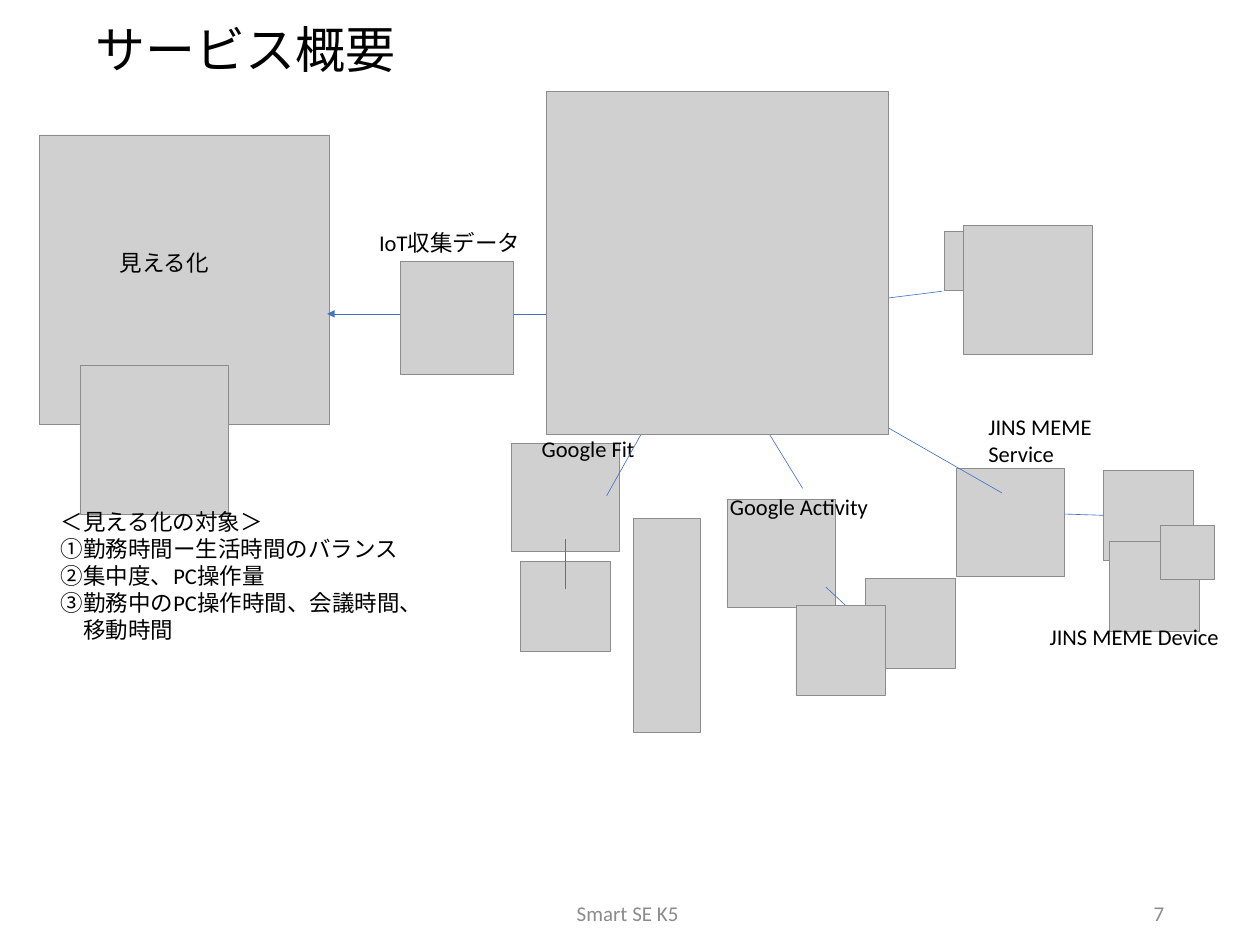
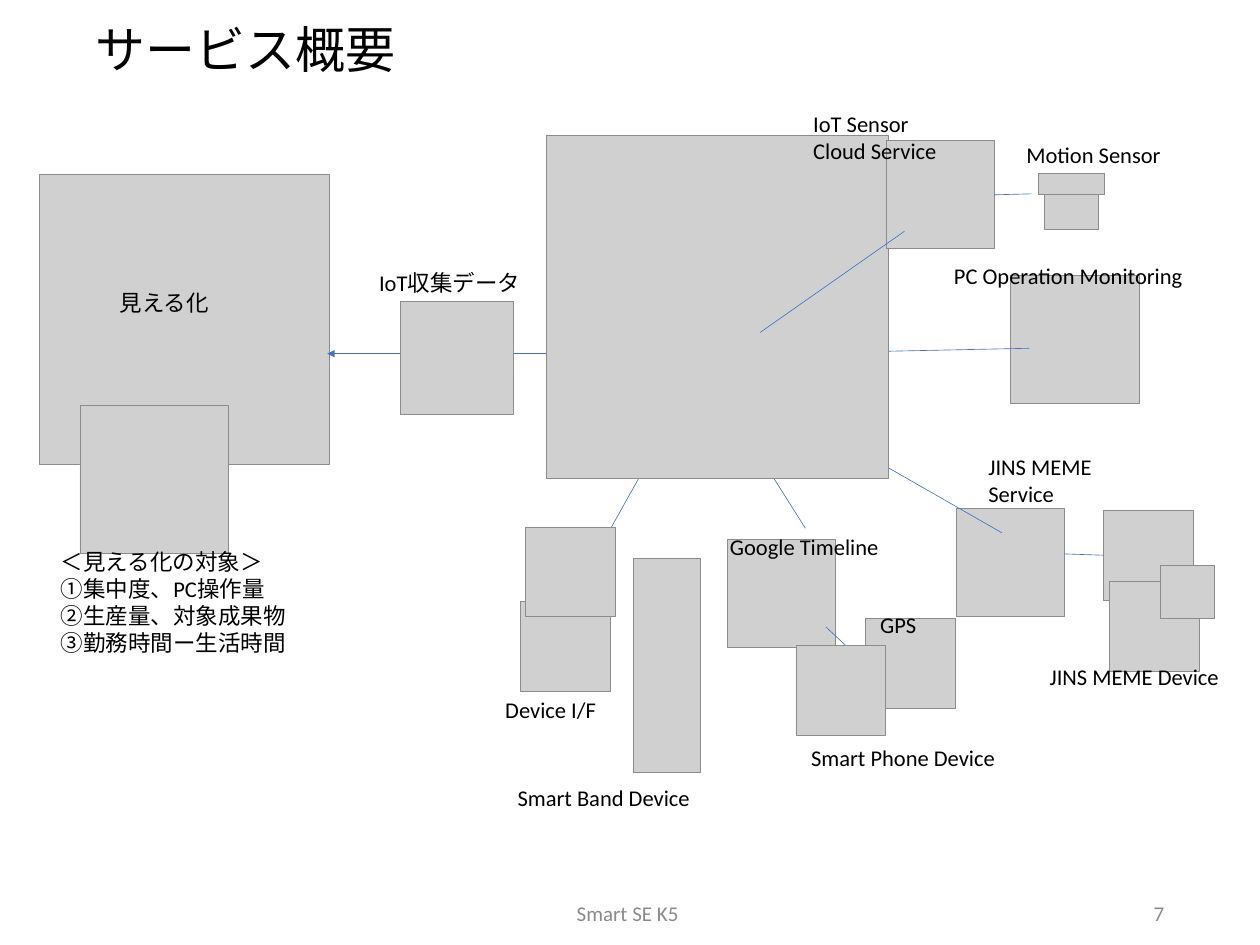
Before and after one commit to sakai-memoru/smartse19, a slide deck: slide 7 of _project_docs/SSE19_CD_PROP.pptx. Drawn at 1260x945 pixels with LibreOffice and Linux fonts; fonts in the diff are those of the drawing; grey boxes stand for pictures; background and template pictures are left out. Boxes give left, top, right and bottom in pixels: in the first picture for what was removed or moved away, otherwise in the second. Text is boxed around its words. In the diff, an @@ line names an element or a change of style, - is before the commit and + after.

```diff
--- a/_project_docs/SSE19_CD_PROP.pptx
+++ b/_project_docs/SSE19_CD_PROP.pptx
@@ text added at (813,117,937,165), 18 pt, text #000000 @@
+IoT Sensor
+Cloud Service
@@ picture: place and size @@
-picture at (546,92,889,435)
+picture at (546,136,889,479)
@@ picture: place and size @@
-picture at (512,443,620,551)
+picture at (886,141,994,249)
@@ text added at (1026,147,1161,163), 18 pt, text #000000 @@
+Motion Sensor
@@ picture added at (1038,174,1104,195) @@
@@ picture added at (1045,176,1098,229) @@
@@ line added from (1031, 194) to (995, 194), #4472C4 0.5 pt @@
@@ line added from (905, 231) to (760, 332), #4472C4 0.5 pt @@
@@ picture removed at (944,231,1004,291) @@
@@ text added at (954,265,1183,290), 18 pt, text #000000 @@
+PC Operation Monitoring
@@ picture: place and size @@
-picture at (964,226,1093,355)
+picture at (1011,275,1139,404)
@@ line moved from (942, 292) - (760, 314) to (1030, 348) - (760, 354) @@
@@ text removed at (542,438,635,463) @@
-Google Fit
@@ picture added at (525,527,615,617) @@
@@ line removed from (566, 590) to (566, 539) @@
@@ text at (730,536,879,561): text changed @@
-Google Activity
+Google Timeline
@@ text "＜見える化の対象＞": place and size @@
-text "＜見える化の対象＞" at (61,508,422,640)
+text "＜見える化の対象＞" at (61,548,286,653)
@@ 12 pictures, 5 lines, 4 texts, 1 arrow: place and size @@
-12 pictures, 5 lines, 4 texts, 1 arrow at (40,135,1219,733)
+12 pictures, 5 lines, 4 texts, 1 arrow at (40,175,1219,773)
@@ text at (61,578,286,653): text changed @@
-①勤務時間ー生活時間のバランス
-②集中度、PC操作量
-③勤務中のPC操作時間、会議時間、
-移動時間
+①集中度、PC操作量
+②生産量、対象成果物
+③勤務時間ー生活時間
@@ text added at (880,614,916,633), 18 pt, text #000000 @@
+GPS
@@ text added at (505,702,596,719), 18 pt, text #000000 @@
+Device I/F
@@ text added at (811,750,995,766), 18 pt, text #000000 @@
+Smart Phone Device
@@ text added at (518,790,690,806), 18 pt, text #000000 @@
+Smart Band Device
```
Also in this commit, not shown: 7 other slides changed, 5 slides added, 1 other file.
